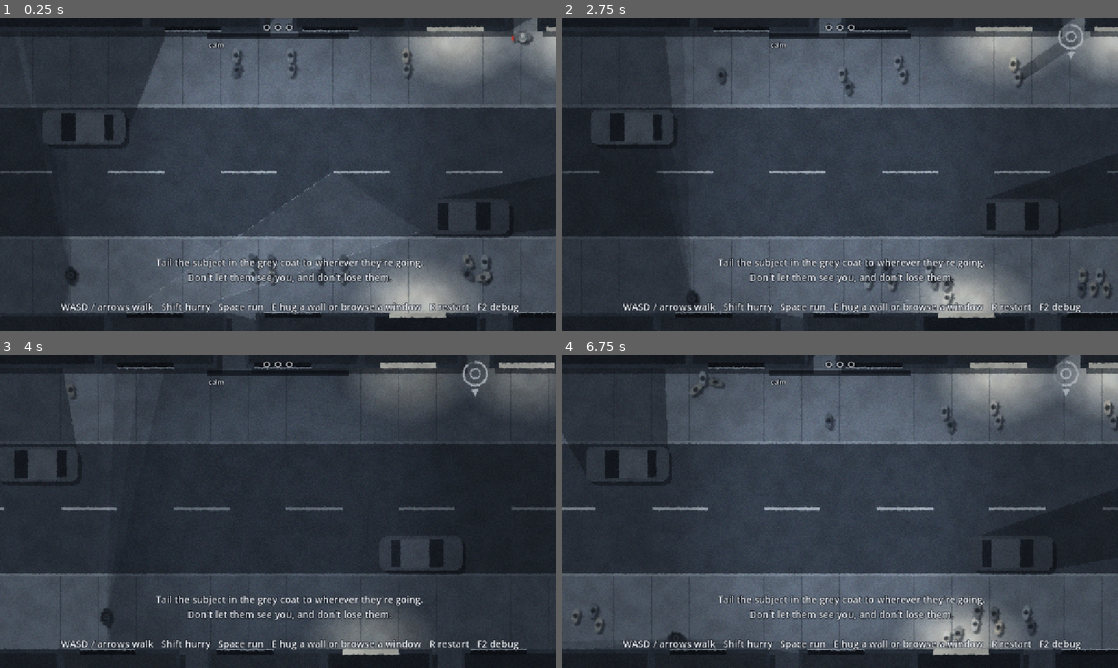
Above: before the commit, frames 1-4 (two rows, left to right).
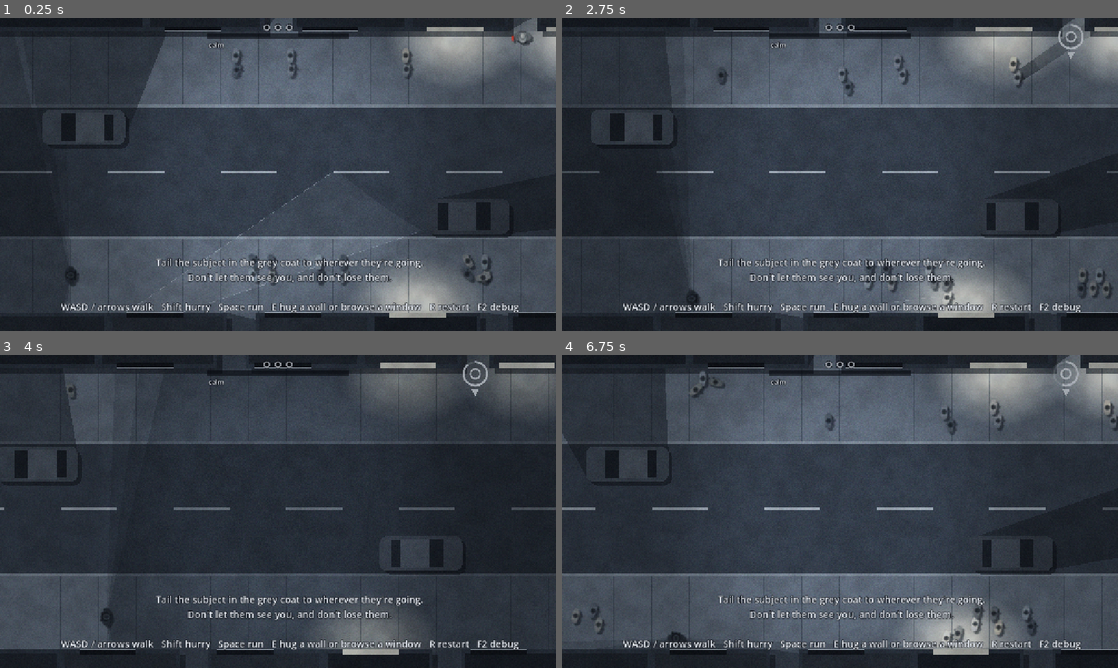
Above: after the commit, the same moments.

Repository: jfacorro/spooks
Game: Godot game, scene res://tailing/tail_street.tscn
Same seed, same stepped clock (60 frames per second), same inputs: the game is played once before the commit and once after it.
Inputs:
- Up to frame 1 (0.25 s): no input
- Up to frame 2 (2.75 s): tap Enter at 0.5 s; hold D (move_right) 0.53-1.28 s; hold Shift (hurry) 0.53-1.28 s; hold S (move_down) 1.28-2.03 s; tap E (interact) at 1.35 s; hold D (move_right) from 2.03 s (still down); hold Space (run) from 2.03 s (still down)
- Up to frame 3 (4 s): release D (move_right) at 2.78 s; release Space (run) at 2.78 s; hold W (move_up) 2.78-3.53 s; tap Shift (hurry) at 2.85 s; hold A (move_left) from 3.53 s (still down); tap E (interact) at 3.6 s
- Up to frame 4 (6.75 s): tap Space (run) at 4.35 s; release A (move_left) at 5.03 s; hold S (move_down) 5.03-5.78 s; hold Shift (hurry) 5.03-5.78 s; hold D (move_right) 5.78-6.53 s; tap E (interact) at 5.85 s; hold W (move_up) from 6.53 s (still down); hold Space (run) from 6.53 s (still down)

The runs differ from the first frame. In frame 1, 0.3% of the frame differs, in the area x 15-100%, y 0-96%; in frame 2, 0.3%; in frame 3, 0.3%; in frame 4, 0.4%, in the area x 0-100%, y 0-96%.

Commit message:
Keep straight lines straight in the grain pass
The grain shader read the screen from a noise-wobbled spot to give shapes
ragged printed edges, which bent every straight line on the street
(curbs, road markings, crosswalks, building fronts, window edges) into a
squiggle. The wobble is now off by default (edge_roughness 0) and skipped
entirely when off; the uniform stays for anyone who wants it back. The
grade, ink mottle, film grain and vignette are unchanged.

Co-Authored-By: Claude Opus 5.5 <noreply@anthropic.com>

Diff:
--- a/post_process/grain_overlay.tscn
+++ b/post_process/grain_overlay.tscn
@@ -15,7 +15,7 @@
 shader_parameter/accent_softness = 0.1
 shader_parameter/mottle_strength = 0.05
 shader_parameter/mottle_scale = 35.0
-shader_parameter/edge_roughness = 2.0
+shader_parameter/edge_roughness = 0.0
 shader_parameter/edge_detail = 5.0
 shader_parameter/grain_amount = 0.06
 shader_parameter/grain_size = 1.2
--- a/post_process/spy_grain.gdshader
+++ b/post_process/spy_grain.gdshader
@@ -2,10 +2,10 @@
 render_mode unshaded;
 
 // Printed-ink look for a 2D game, after Ape Out: a cool blue-gray grade, fine
-// film grain, blotchy ink density and slightly ragged shape edges. The grain
-// lives on the screen; the ink blotches and edge wobble are anchored to the
-// world (grain_overlay.gd feeds in the camera) so they don't swim when the
-// camera moves.
+// film grain and blotchy ink density. The grain lives on the screen; the ink
+// blotches are anchored to the world (grain_overlay.gd feeds in the camera) so
+// they don't swim when the camera moves. Ragged shape edges are there too but
+// off by default (edge_roughness 0): they bend straight lines into squiggles.
 
 uniform sampler2D screen_texture : hint_screen_texture, filter_linear;
 
@@ -26,8 +26,10 @@
 // Uneven ink density, like a screen print: strength and blotch size (world px).
 uniform float mottle_strength : hint_range(0.0, 0.5) = 0.05;
 uniform float mottle_scale : hint_range(8.0, 512.0) = 35.0;
-// How far shape edges wobble (world px) and how tight the wobble is.
-uniform float edge_roughness : hint_range(0.0, 8.0) = 2.0;
+// How far shape edges wobble (world px) and how tight the wobble is. Off by
+// default: any wobble turns straight lines (curbs, road markings, building
+// fronts) into squiggly ones.
+uniform float edge_roughness : hint_range(0.0, 8.0) = 0.0;
 uniform float edge_detail : hint_range(1.0, 32.0) = 5.0;
 
 group_uniforms grain;
@@ -79,12 +81,17 @@
 	vec2 world = world_offset + SCREEN_UV * view_size * world_per_px;
 	vec2 world_to_uv = 1.0 / (view_size * world_per_px);
 
-	// Ragged edges: read the screen from a slightly wobbled, world-anchored spot.
-	vec2 e = world / edge_detail;
-	vec2 wobble = vec2(value_noise(e), value_noise(e + 41.3))
-		+ 0.5 * vec2(value_noise(e * 2.7 + 7.1), value_noise(e * 2.7 + 23.9));
-	wobble = wobble / 1.5 * 2.0 - 1.0;
-	vec3 src = texture(screen_texture, SCREEN_UV + wobble * edge_roughness * world_to_uv).rgb;
+	// Ragged edges, if on: read the screen from a slightly wobbled,
+	// world-anchored spot.
+	vec2 uv = SCREEN_UV;
+	if (edge_roughness > 0.0) {
+		vec2 e = world / edge_detail;
+		vec2 wobble = vec2(value_noise(e), value_noise(e + 41.3))
+			+ 0.5 * vec2(value_noise(e * 2.7 + 7.1), value_noise(e * 2.7 + 23.9));
+		wobble = wobble / 1.5 * 2.0 - 1.0;
+		uv += wobble * edge_roughness * world_to_uv;
+	}
+	vec3 src = texture(screen_texture, uv).rgb;
 
 	// Grade toward the palette, but let strongly saturated accents through.
 	vec3 tinted = texture(palette, vec2(clamp(luma(src), 0.0, 1.0), 0.5)).rgb;
